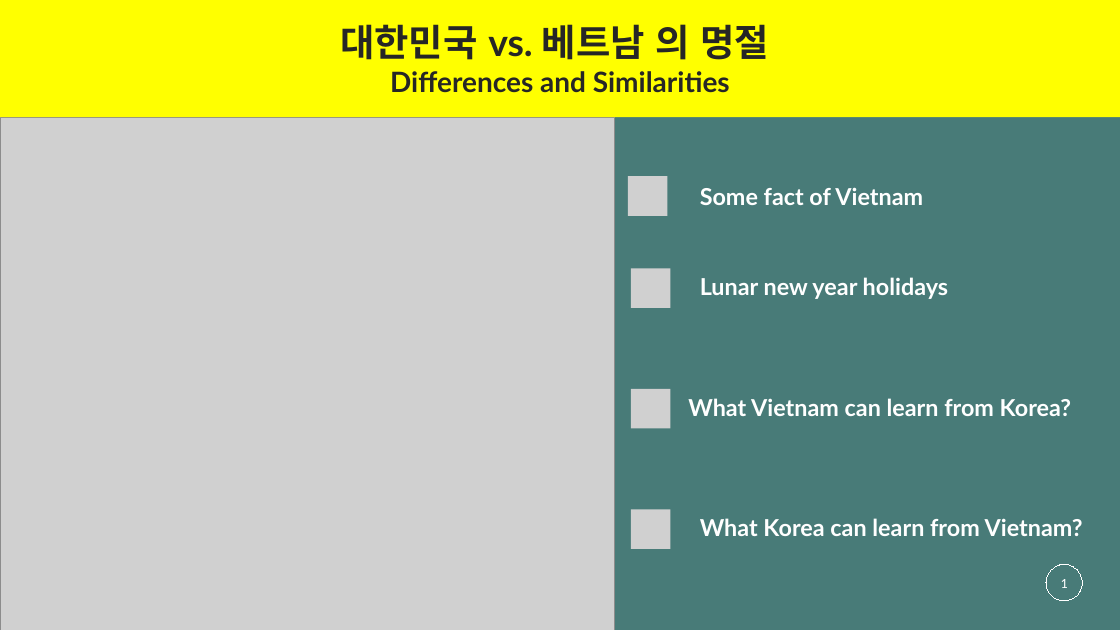
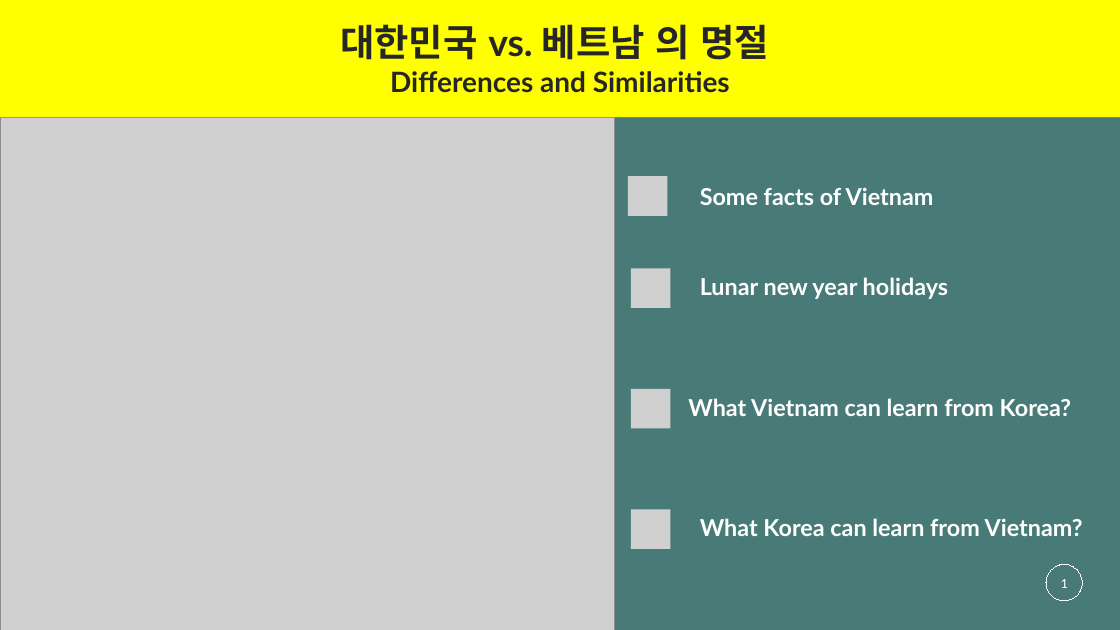
Before and after one commit to gemmanguen/Tetholidays, a slide deck: slide 1 of mducng_VN-KR.pptx. Drawn at 1120x630 pixels with LibreOffice and Linux fonts; fonts in the diff are those of the drawing; grey boxes stand for pictures. Boxes give left, top, right and bottom in pixels: in the first picture for what was removed or moved away, otherwise in the second. Text is boxed around its words. In the diff, an @@ line names an element or a change of style, - is before the commit and + after.

```diff
--- a/mducng_VN-KR.pptx
+++ b/mducng_VN-KR.pptx
@@ text at (x1=700, y1=187, x2=934, y2=205): text changed @@
-Some fact of Vietnam
+Some facts of Vietnam
```
Also in this commit, not shown: 2 other slides changed, 7 slides added, 2 other files.
